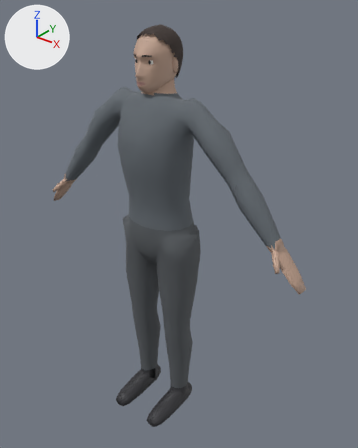
One commit to the glTF model models/characters/human/human.glb: the scene before it, then after it.
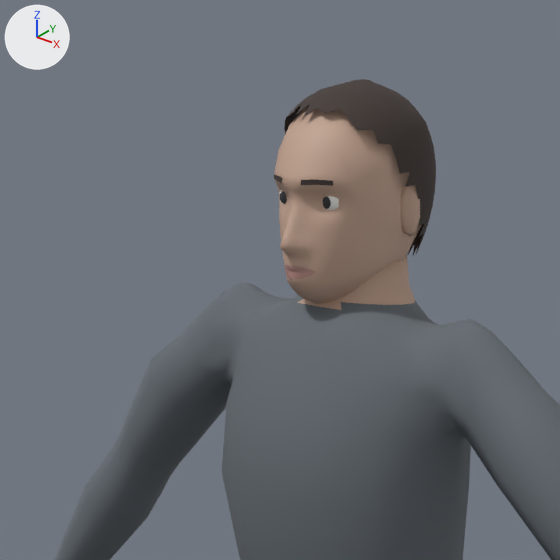
Old and new are each drawn whole from a camera (50 mm lens) standing at (1.272, -1.454, 1.9) and looking at (0.063, 0.058, 0.963) and again close up on the part from 14% to 62% of the width and 0% to 38% of the height. Every picture has the same lights, and +X, +Y and +Z are marked at upper left. The last two pictures show the newer version. Vertices at exactly the same position are counted once.

The first close-up shows 'body', 'head' and 2 more.
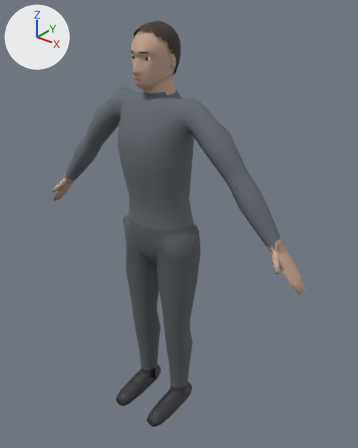
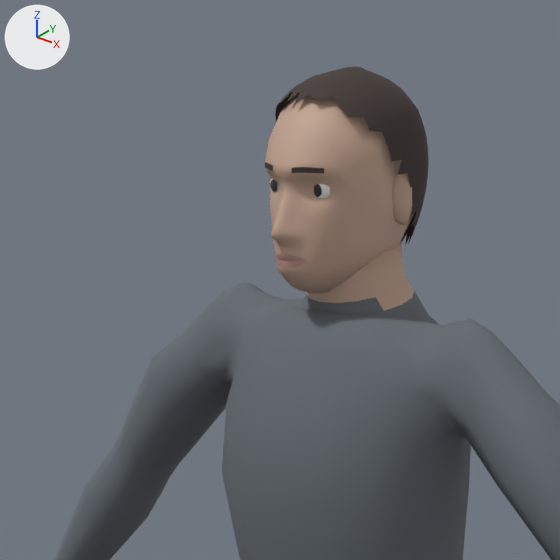
Edits to the bpy script that builds the scene:
```text
Change me_trunk_001:
    used by ob_body; location = (0.0, 0.0, 0.0)
    remove me_trunk_001.from_pydata(...)  # 1095 vertices, 2180 faces; spans x -0.69..0.69, y -0.21..0.13, z 0.0..1.6
    add me_trunk_001.from_pydata(...)  # 1094 vertices, 2178 faces; spans x -0.69..0.69, y -0.21..0.13, z 0.0..1.63
    me_trunk_001 part 1: 42 vertices moved from x -0.06..0.06, y -0.05..0.08, z 1.52..1.6 to x -0.06..0.06, y -0.05..0.08, z 1.52..1.63; 14 vertices removed from x -0.13..0.13, y -0.06..0.02, z 1.5..1.6; 13 vertices added at x -0.14..0.13, y -0.06..0.01, z 1.5..1.61
    me_trunk_001 part 2: 6 faces spanning x -0.06..0.06, y -0.05..-0.01, z 1.52..1.54 switch from mat_skin (beige #c4a490) to mat_shirt (grey #656c73)
    other edits to the shape of me_trunk_001 do not show in these pictures
Change me_head_003:
    used by ob_head; location = (0.0, 0.0, 0.0)
    remove me_head_003.from_pydata(...)  # 995 vertices, 1832 faces; spans x -0.083..0.083, y -0.112..0.12, z 1.527..1.764
    add me_head_003.from_pydata(...)  # 995 vertices, 1832 faces; spans x -0.083..0.083, y -0.126..0.106, z 1.541..1.778
    me_head_003 part 3: the whole mesh is moved by (0.0, -0.014, 0.014)
```

What differs and where, as boxes [x1, y1, x2, y2] in the close-ups (560 x 560 px; the box of a moved part takes in the faces that stretch with it):
'body', reshaped
    before: [55, 254, 560, 560]
    after: [55, 242, 560, 560]
'head', moved
    before: [274, 79, 436, 303]
    after: [265, 66, 429, 294]
part 1 of me_trunk_001, moved or reshaped
    before: [247, 254, 438, 354]
    after: [246, 242, 437, 354]
part 2 of me_trunk_001, recoloured
    before: [360, 296, 385, 305]
    after: [311, 297, 384, 315]
